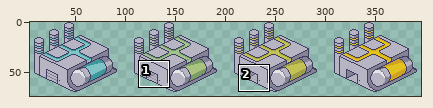
Sprite sheet: Assets/Sprites/Tiles/BuildingsTileSprite/EnergyFactory-activation.png. Above, an overview of the earlier version with the close-up marked.
Close-up. The starting point:
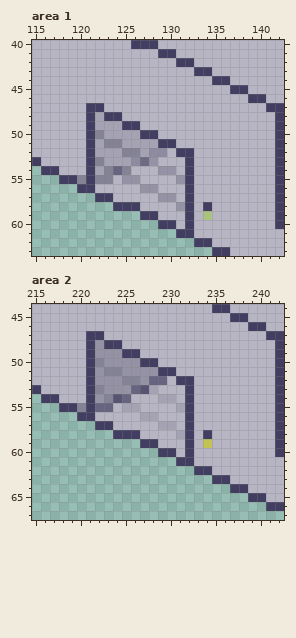
The file is 400x100 pixels. Colours within 5 levels of each other are drawn and written as one. Shown: area 1: x 115..142, y 40..63; area 2: x 215..242, y 44..67. The wide view leaves out empty margins.
And afterwards:
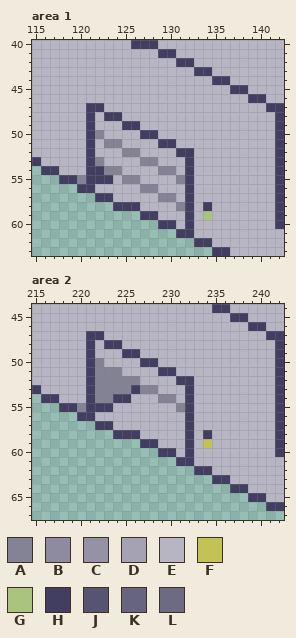
Palette (. is transparent): A #848295  B #8e8ba1  C #9492a4  D #a5a3b3  E #b7b5c3  F #c2c354  G #aac47f  H #423e61  J #575472  K #676480  L #6d6a83
Commit: Add door animation for powerplant
The exact change:
Area 1:
y 48: x 122 D -> E
y 49: x 122..124 DDD -> EEE
y 50: x 123..126 DDDD -> EEEE
y 51: x 122 D -> E; x 125..128 DDDD -> EEEE
y 52: x 122..124 DDD -> EEE; x 127..129 DBB -> EEE
y 53: x 123..128 DDDBLC -> EEEEAA
y 54: x 122 D -> H; x 124..125 KA -> AE; x 129..130 CC -> AA
y 55: x 122..123 AA -> HH; x 125..126 CC -> AA; x 131 C -> A
y 56: x 127..128 CC -> AA
y 57: x 129..130 CC -> AA
y 58: x 131 C -> A
Area 2:
y 48: x 222 C -> E
y 49: x 222..224 CCC -> EEE
y 50: x 223..226 CCCC -> EEEE
y 51: x 222 C -> A; x 225..228 CCCC -> EEEE
y 52: x 222..224 CCC -> AAA; x 227..229 CKK -> EEE
y 53: x 223..228 CCCKJD -> AAAHAA
y 54: x 222 C -> A; x 224..225 JK -> HH; x 229..230 DD -> AA
y 55: x 222..223 KK -> HH; x 225..226 DD -> EE; x 231 D -> A
y 56: x 227..228 DD -> EE
y 57: x 229..230 DD -> EE
y 58: x 231 D -> E
Pixel boxes of the changes (left, top, right, bottom) in both close-ups:
changed: (95, 112, 185, 211)
changed: (95, 340, 185, 439)
